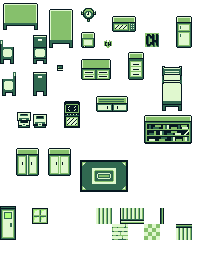
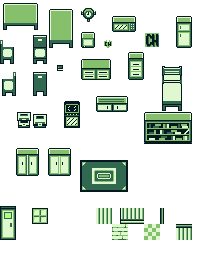
Comparing the layer stacks of the two 200 × 264 images. Changes:
painted on "Fundo" over <box>144,112,192,144</box>
